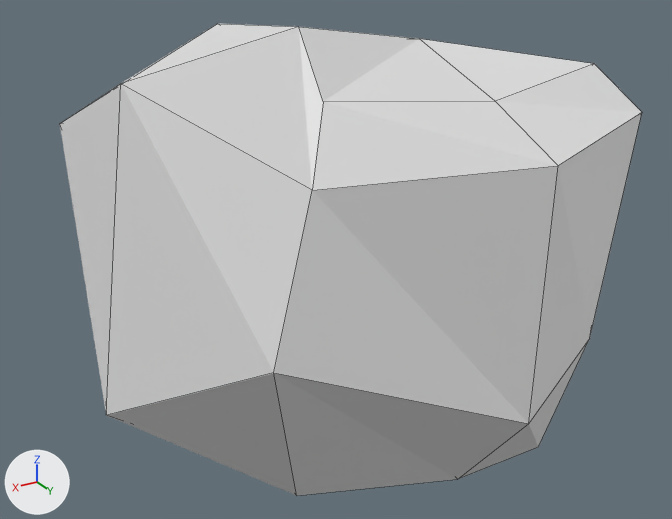
The Blender file LowPoly_Asset_Blend/Stone1.blend as it was, and as the next commit left it.
Before and after are seen from a 50 mm camera at (3.48, 5.6, 3.6) aimed at (0.02, -0.16, 0.72). Every picture has the same lights, and +X, +Y and +Z are marked at lower left. Mesh edges are drawn as thin lines.
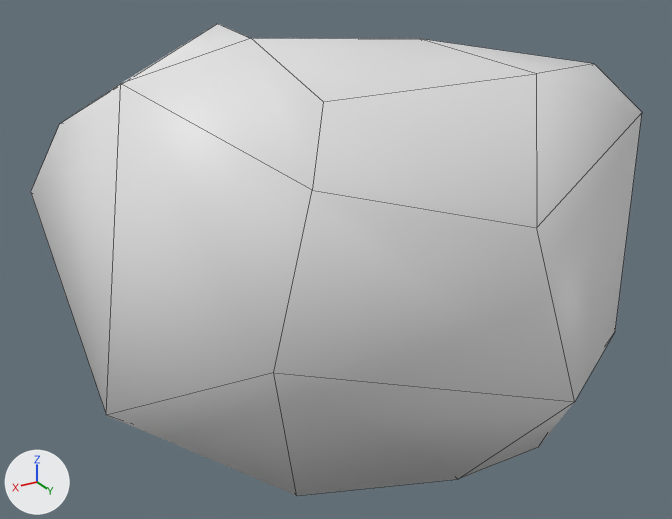
The newer file is also rescaled (x0.24), turned or shifted as a whole; pictures and numbers use the older file's frame.

Changed parts and their boxes (x1, y1, x2, y2) in the pictures (672 x 519 px; the box of a moved part takes in the faces that stretch with it):
'Cube', reshaped, shading changed
    before: (60, 24, 642, 496)
    after: (31, 24, 642, 496)
part 1 of me_cube, moved or reshaped
    both: (121, 24, 642, 496)
part 2 of me_cube, moved or reshaped
    before: (60, 84, 121, 411)
    after: (31, 84, 121, 413)
part 3 of me_cube, shading changed
    both: (106, 84, 312, 496)

What changed in the scene script:
```text
Change me_cube:
    where me_cube.from_pydata(...)  # 34 vertices, 33 faces; spans x -1.75..2.29, y -3.19..2.13, z -0.42..2.75
    used by ob_cube; location = (0.0, 0.0, 0.0)
    me_cube part 1
    me_cube.vertices[11].co: (-0.13, 1.41, 2.29) -> (-0.33, 1.53, 2.45)  # pixel (495, 101) -> pixel (536, 73)
    me_cube.vertices[15].co: (-1.06, 1.52, 0.5) -> (-1.26, 1.56, 0.52)  # pixel (589, 338) -> pixel (615, 331)
    me_cube.vertices[16].co: (0.06, 2.13, 0.51) -> (-0.31, 2.13, 0.54)  # pixel (528, 423) -> pixel (574, 401)
    me_cube.vertices[22].co: (-0.16, 1.95, 2.03) -> (0.13, 2.12, 1.77)  # pixel (558, 165) -> pixel (536, 227)
    me_cube.vertices[25].co: (0.95, 1.0, 2.75) -> (1.1, 0.68, 2.65)  # pixel (298, 26) -> pixel (251, 38)
    me_cube part 2
    me_cube.vertices[14].co: (1.3, -2.09, 0.71) -> (1.91, -1.82, 1.12)  # not seen -> pixel (30, 192)
    me_cube part 3: all faces are now shaded smooth (33 of 33 changed)
```
